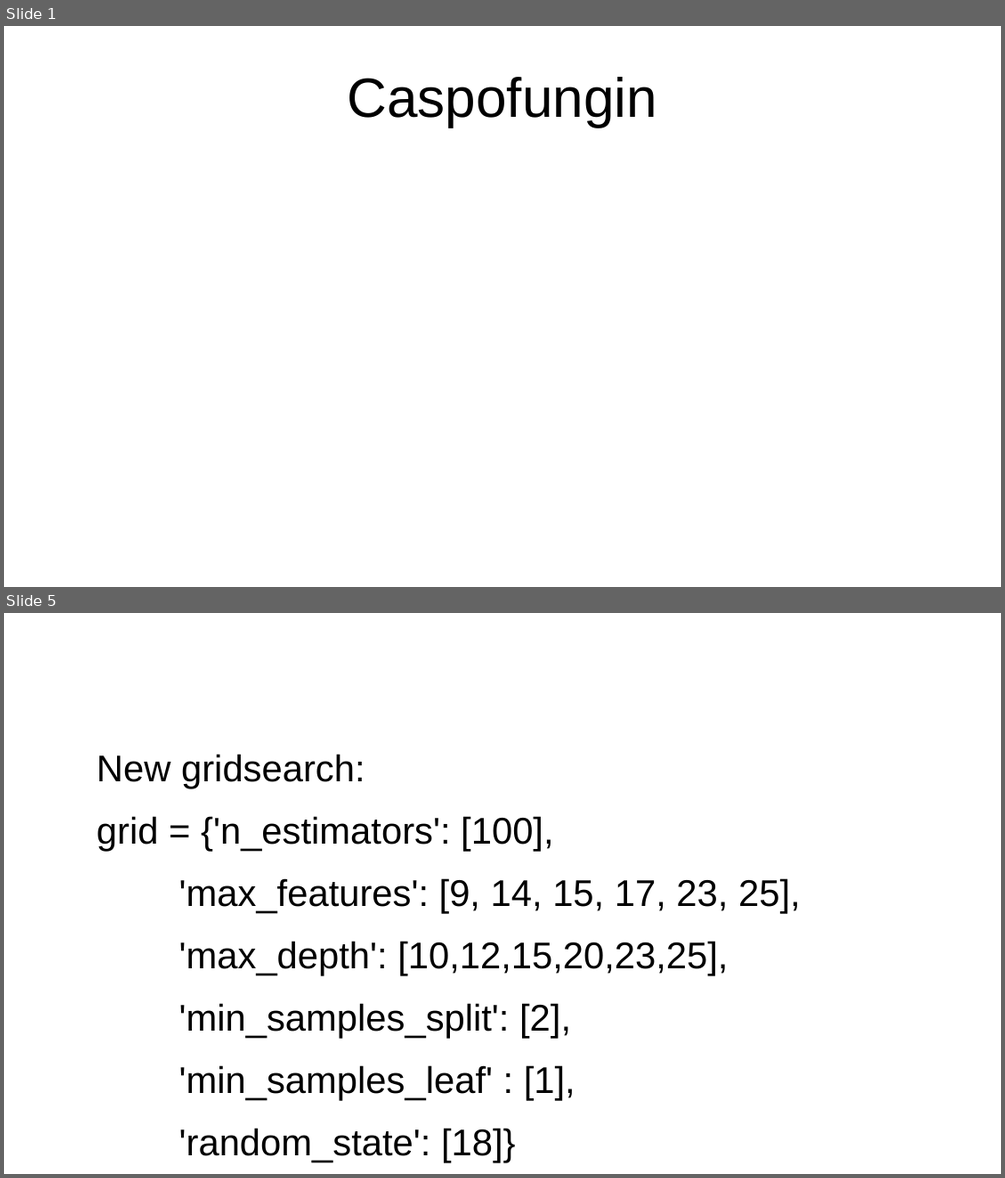
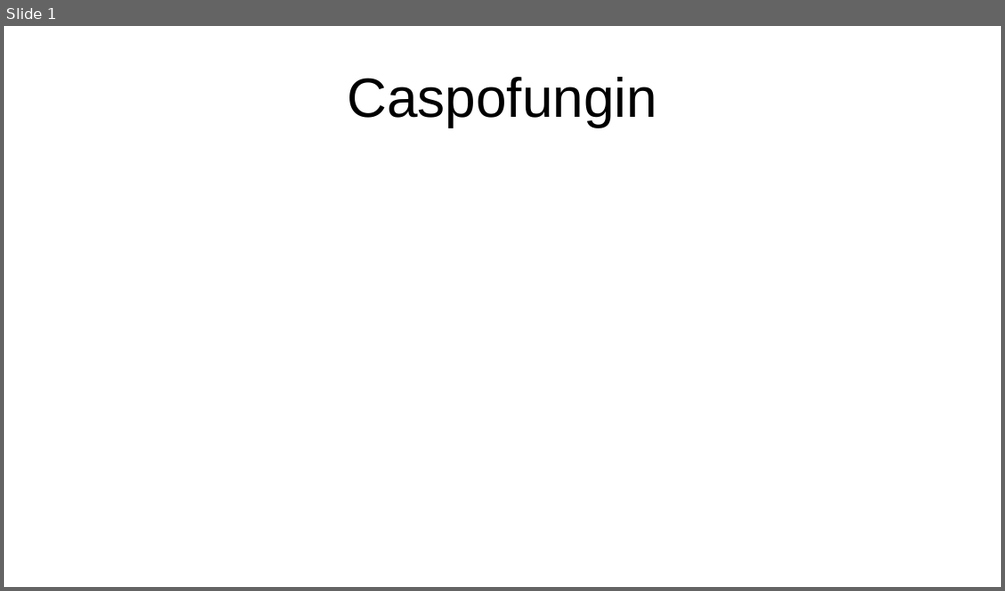
Before and after one commit to MathieuGig/Predict_Resistance_FKS1_GigM, a slide deck: Hyperparams_hunt.odp. Shown one above the other, each under a label of ours: slides 1 and 5 before the commit, slide 1 after it; the slides between them are not shown. The pictures are 1005x1178 and 1005x591 pixels, drawn with LibreOffice and Linux fonts; fonts in the diff are those of the drawing. Boxes give left, top, right and bottom in pixels: in the first picture for what was removed or moved away, otherwise in the second. Text is boxed around its words. In the diff, an @@ line names an element or a change of style, - is before the commit and + after.

Commit message:
Splits were not accurate, this meant overfitting occured. By using ShuffleSplit we can reduce the model's overfitting. Eliminating the variance of each split's accuracy score.

```diff
--- a/Hyperparams_hunt.odp
+++ b/Hyperparams_hunt.odp
@@ slide 5 removed at [4, 613, 1001, 1174], background #FFFFFF @@
@@ text removed at [97, 754, 801, 1163] @@
-New gridsearch:
-grid = {'n_estimators': [100],
-'max_features': [9, 14, 15, 17, 23, 25],
-'max_depth': [10,12,15,20,23,25],
-'min_samples_split': [2],
-'min_samples_leaf' : [1],
-'random_state': [18]}
```
Also in this commit, not shown: 5 slides changed, 10 other slides removed, 15 other files.
